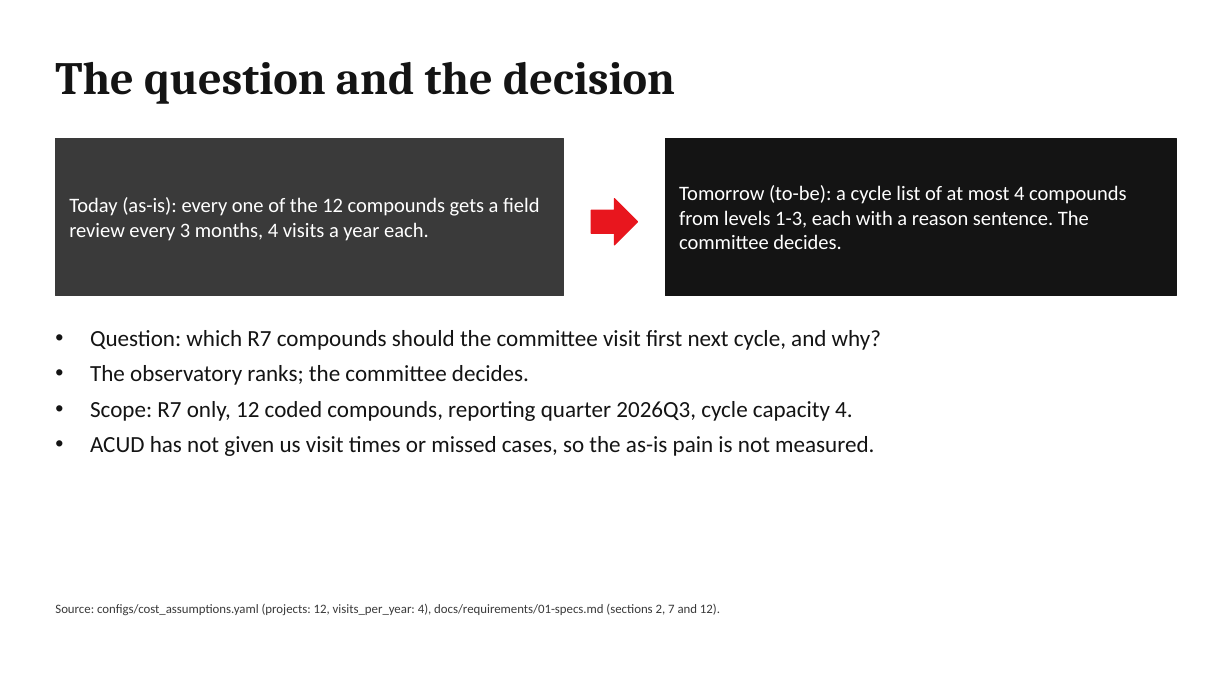
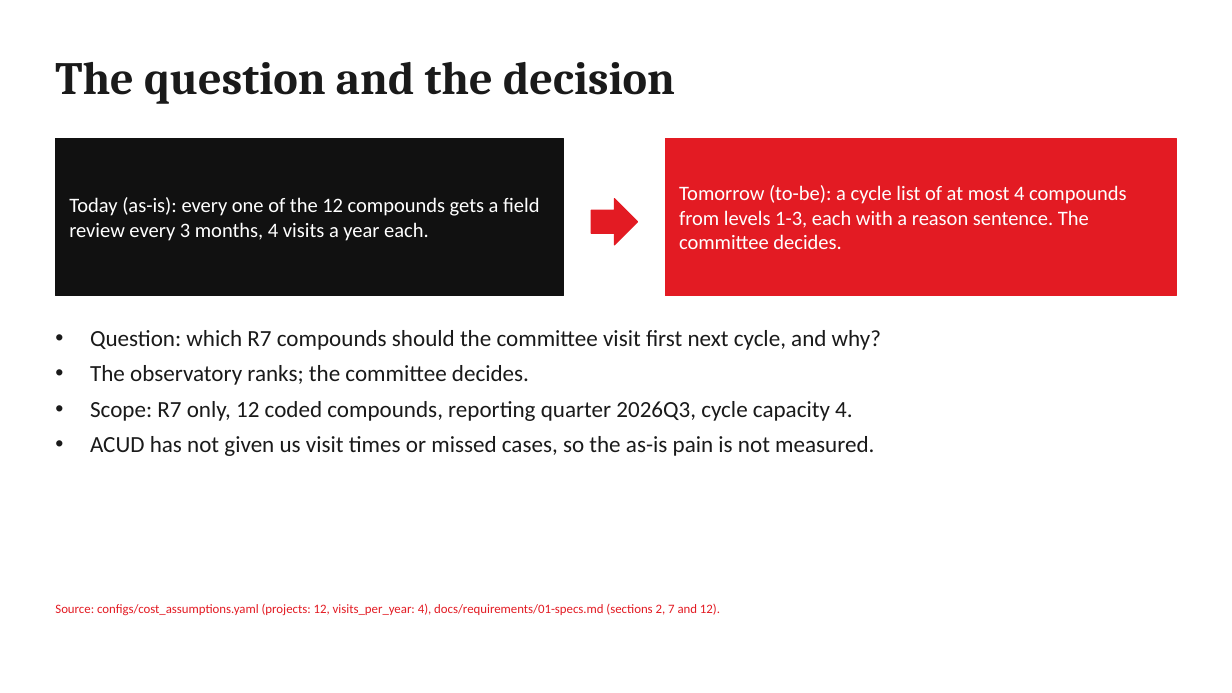
Before and after one commit to elsayedelmandoh/spaceeye-geoai, a slide deck: slide 2 of docs/deliverables/01-presentation/presentation.pptx. Drawn at 1232x693 pixels with LibreOffice and Linux fonts; fonts in the diff are those of the drawing. Boxes give left, top, right and bottom in pixels: in the first picture for what was removed or moved away, otherwise in the second. Text is boxed around its words. In the diff, an @@ line names an element or a change of style, - is before the commit and + after.

Commit message:
docs: final build of intro.mp4 and the deck; crop logo margins; fix generator paths

```diff
--- a/docs/deliverables/01-presentation/presentation.pptx
+++ b/docs/deliverables/01-presentation/presentation.pptx
@@ rectangle at [55,139,564,296]: fill #3A3A3A to #111111; outline #3A3A3A 1 pt to #111111 1 pt @@
@@ rectangle at [665,139,1177,296]: fill #141414 to #E31B23; outline #141414 1 pt to #E31B23 1 pt @@
@@ text "Source: configs/cost_assumptions.yaml (projects: 12, visits_ ..." at [55,604,720,615]: text colour #3A3A3A to #E31B23 @@
```
Also in this commit, not shown: 11 other slides changed, 5 other files.
